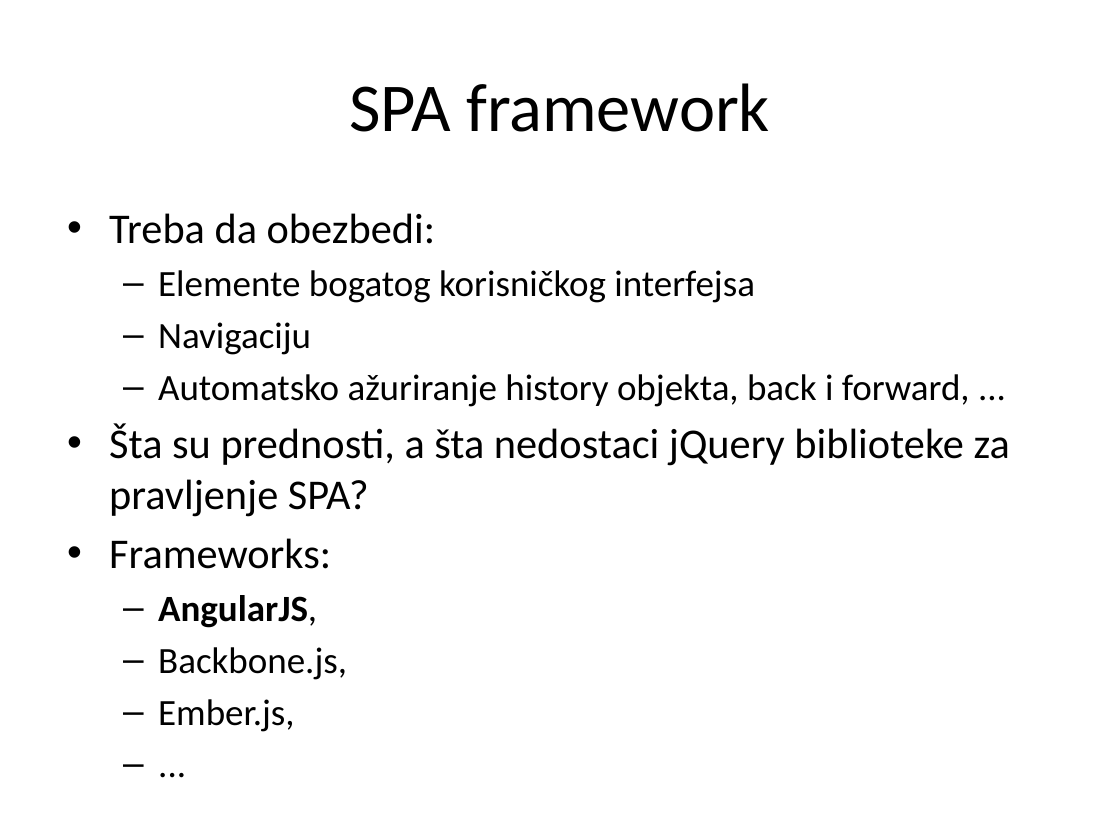
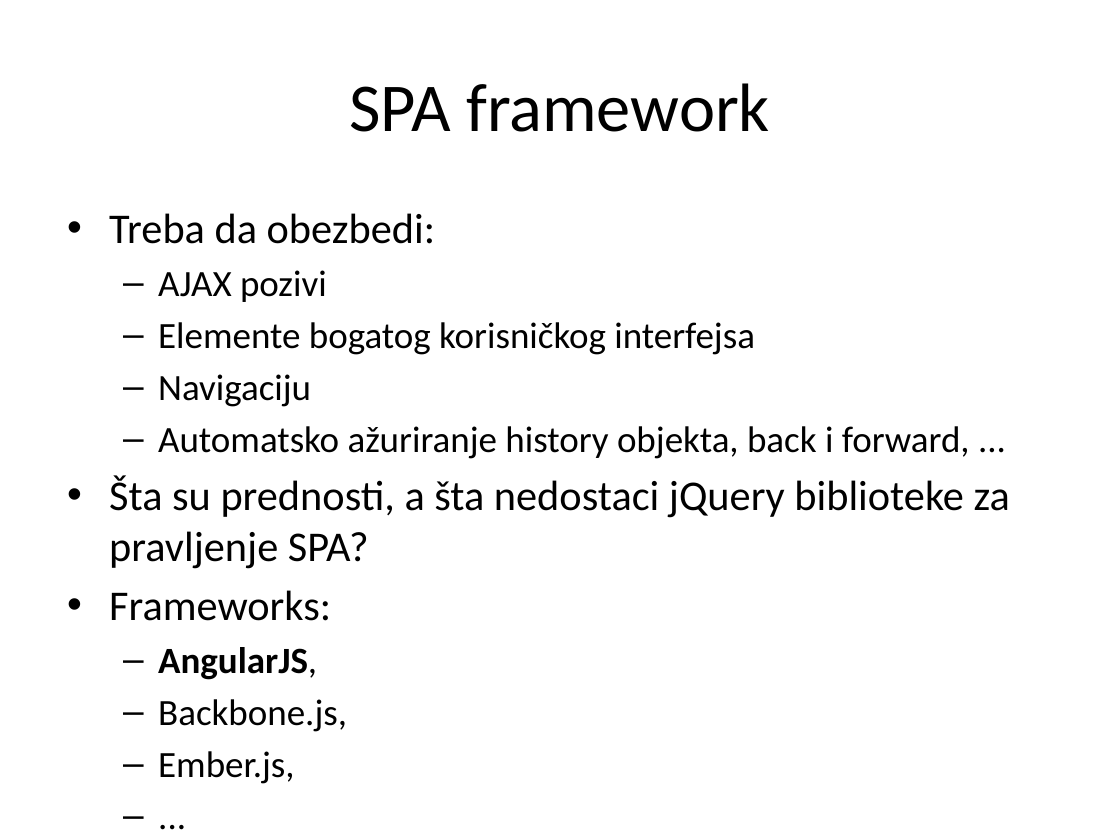
Before and after one commit to Cobrijani/2016, a slide deck: slide 8 of AngularJS/01_Kontroleri/AngularJS_02_kontroleri.pptx. Drawn at 1120x840 pixels with LibreOffice and Linux fonts; fonts in the diff are those of the drawing. Boxes give left, top, right and bottom in pixels: in the first picture for what was removed or moved away, otherwise in the second. Text is boxed around its words. In the diff, an @@ line names an element or a change of style, - is before the commit and + after.

Commit message:
direktive i REST pozivi

```diff
--- a/AngularJS/01_Kontroleri/AngularJS_02_kontroleri.pptx
+++ b/AngularJS/01_Kontroleri/AngularJS_02_kontroleri.pptx
@@ text at bbox=[158, 270, 327, 302]: paragraph added @@
+  – AJAX pozivi
```
Also in this commit, not shown: 58 other files.
